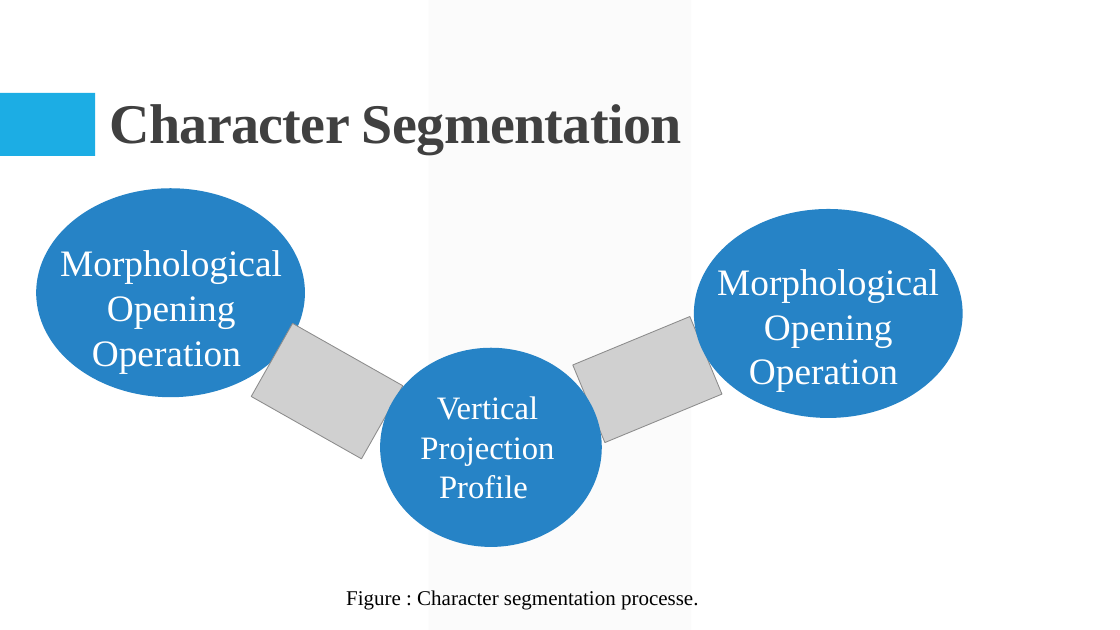
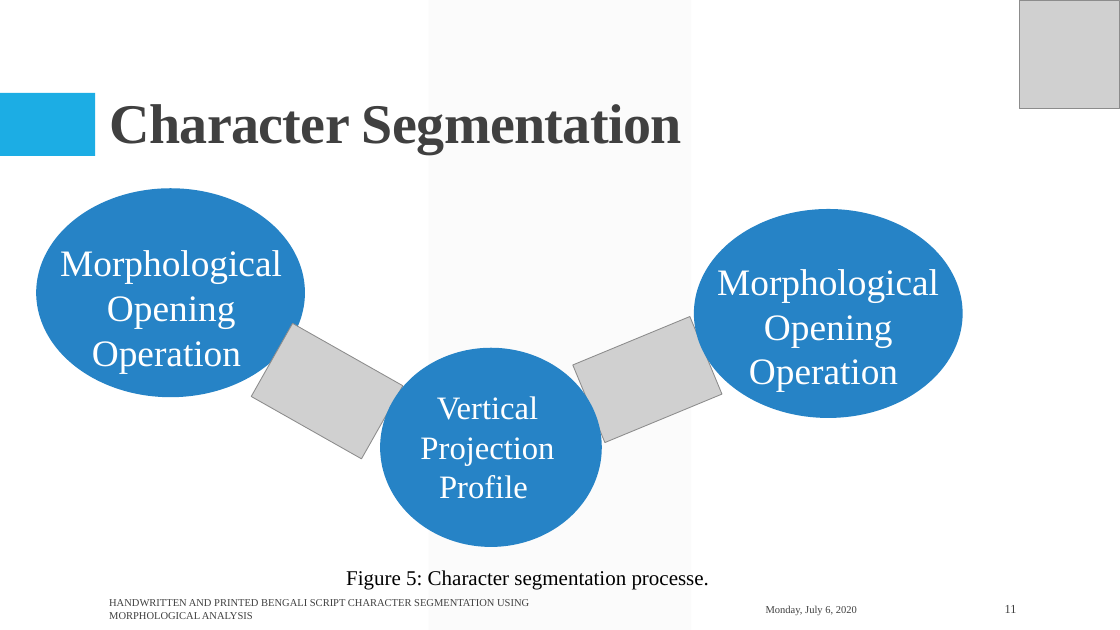
Before and after one commit to Arik096/project, a slide deck: slide 11 of book/puja.pptx (slide 8 before the commit). Drawn at 1120x630 pixels with LibreOffice and Linux fonts; fonts in the diff are those of the drawing; grey boxes stand for pictures. Boxes give left, top, right and bottom in pixels: in the first picture for what was removed or moved away, otherwise in the second. Text is boxed around its words. In the diff, an @@ line names an element or a change of style, - is before the commit and + after.

```diff
--- a/book/puja.pptx
+++ b/book/puja.pptx
@@ picture added at [1019,0,1119,109] @@
@@ text added at [109,599,529,619], 9 pt, text #404040 @@
+HANDWRITTEN AND PRINTED BENGALI SCRIPT CHARACTER SEGMENTATION USING MORPHOLOGICAL ANALYSIS
@@ text at [346,570,709,590]: text changed @@
-Figure : Character segmentation processe.
+Figure 5: Character segmentation processe.
@@ text added at [766,605,857,615], 9 pt, text #404040 @@
+Monday, July 6, 2020
@@ page number added at [1005,605,1017,613], 10.5 pt, text #404040 @@
+11
```
Also in this commit, not shown: 16 other slides changed, 8 slides added.
